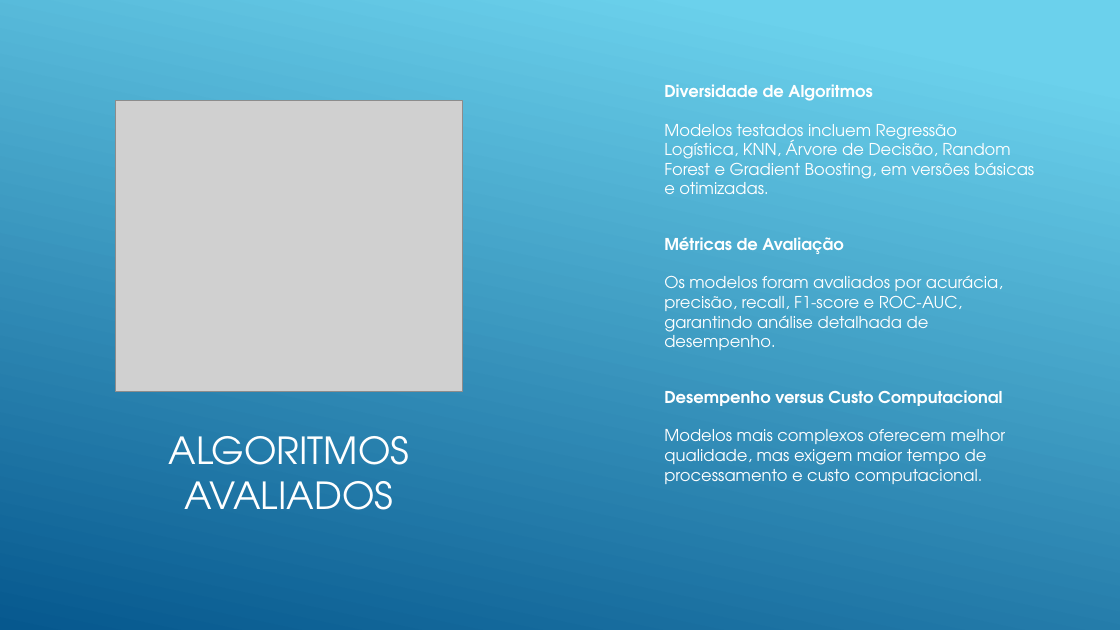
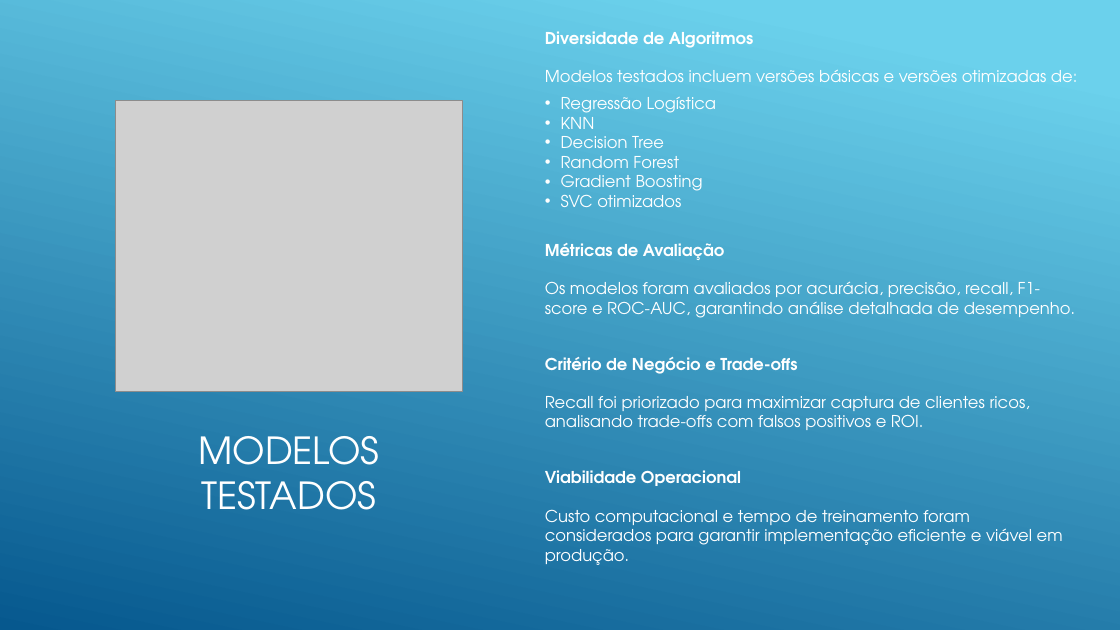
Before and after one commit to lincolngmc/caixaVersoGrupo5Modulo2, a slide deck: slide 6 of segmentacao_clientes_alta_renda.pptx (slide 9 before the commit). Drawn at 1120x630 pixels with LibreOffice and Linux fonts; fonts in the diff are those of the drawing; grey boxes stand for pictures. Boxes give left, top, right and bottom in pixels: in the first picture for what was removed or moved away, otherwise in the second. Text is boxed around its words. In the diff, an @@ line names an element or a change of style, - is before the commit and + after.

```diff
--- a/segmentacao_clientes_alta_renda.pptx
+++ b/segmentacao_clientes_alta_renda.pptx
@@ text "Diversidade de Algoritmos": place and size @@
-text "Diversidade de Algoritmos" at [664, 84, 1034, 484]
+text "Diversidade de Algoritmos" at [545, 31, 1077, 565]
@@ text at [545, 70, 1077, 207]: text changed @@
-  Modelos testados incluem Regressão Logística, KNN, Árvore de Decisão, Random Forest e Gradient Boosting, em versões básicas e otimizadas.
+  Modelos testados incluem versões básicas e versões otimizadas de:
+• Regressão Logística
+• KNN
+• Decision Tree
+• Random Forest
+• Gradient Boosting
+• SVC otimizados
@@ text at [545, 357, 1063, 565]: text changed @@
-Desempenho versus Custo Computacional
-  Modelos mais complexos oferecem melhor qualidade, mas exigem maior tempo de processamento e custo computacional.
+Critério de Negócio e Trade-offs
+  Recall foi priorizado para maximizar captura de clientes ricos, analisando trade-offs com falsos positivos e ROI.
+Viabilidade Operacional
+  Custo computacional e tempo de treinamento foram considerados para garantir implementação eficiente e viável em produção.
@@ title at [198, 436, 379, 510]: text changed @@
-ALGORITMOS AVALIADOS
+MODELOS TESTADOS
```
Also in this commit, not shown: 3 other slides changed, 4 slides added, 11 slides removed, 1 other file.
